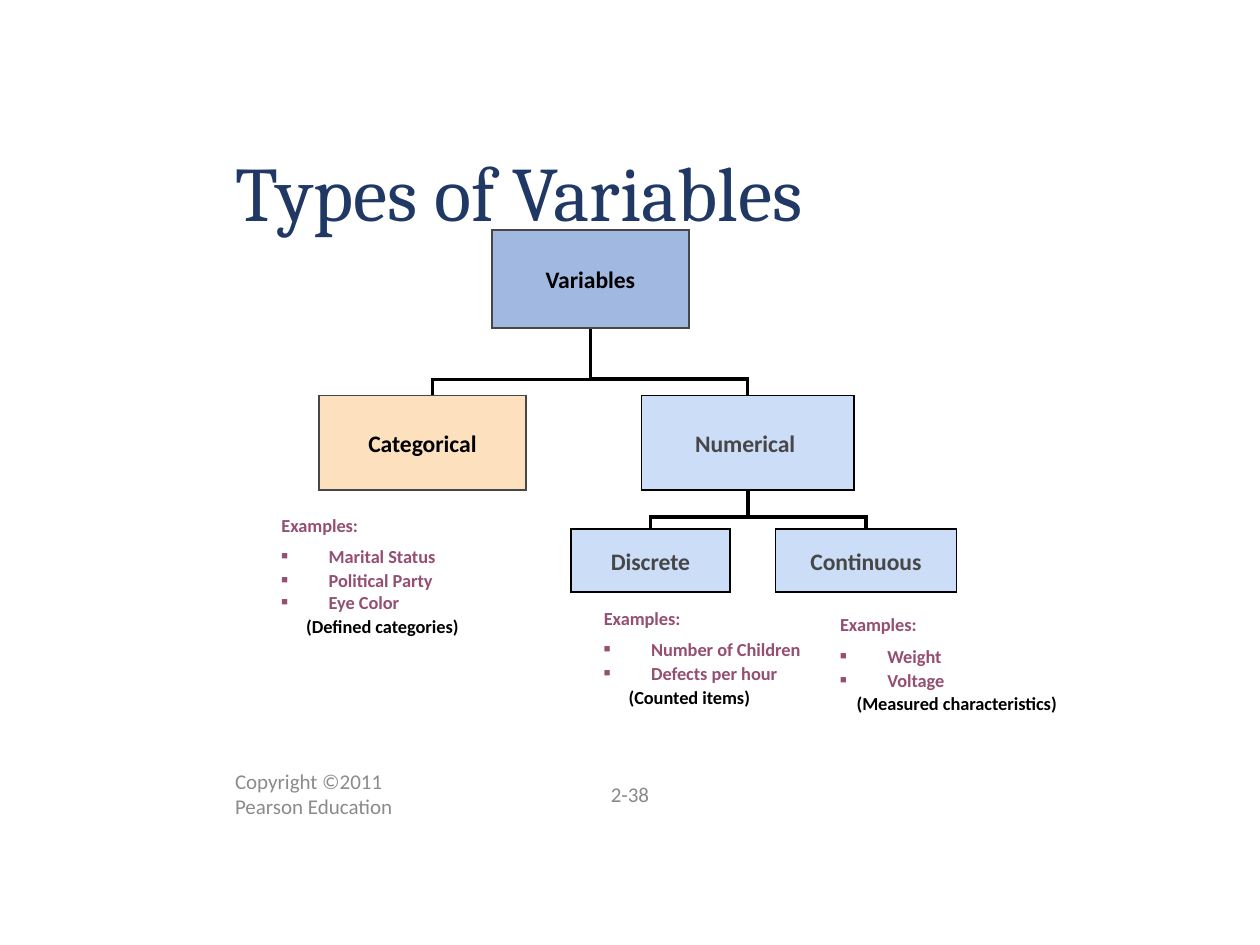
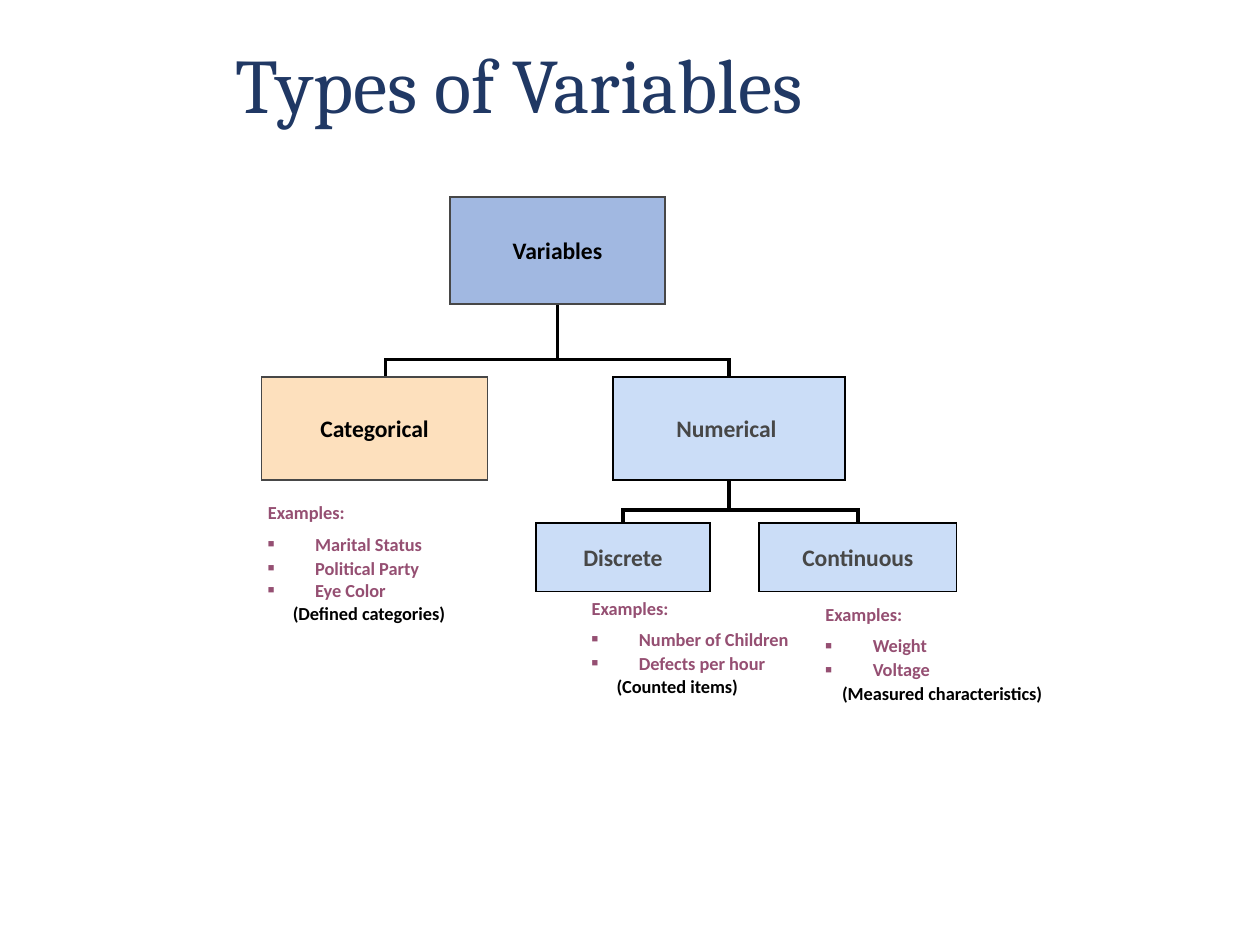
Before and after one commit to arjundontflex/notes.github.io, a slide deck: slide 38 of FDA/Module-1.ppt. Drawn at 1260x945 pixels with LibreOffice and Linux fonts; fonts in the diff are those of the drawing; background and template pictures are left out. Boxes give left, top, right and bottom in pixels: in the first picture for what was removed or moved away, otherwise in the second. Text is boxed around its words. In the diff, an @@ line names an element or a change of style, - is before the commit and + after.

```diff
--- a/FDA/Module-1.ppt
+++ b/FDA/Module-1.ppt
@@ title "Types of Variables": place and size @@
-title "Types of Variables" at <box>235,166,802,237</box>
+title "Types of Variables" at <box>235,58,802,130</box>
@@ rectangle "Variables": place and size @@
-rectangle "Variables" at <box>491,231,688,329</box>
+rectangle "Variables" at <box>450,197,664,304</box>
@@ elbow line moved from (748, 396) - (591, 329) to (730, 377) - (557, 304) @@
@@ rectangle "Categorical": place and size @@
-rectangle "Categorical" at <box>319,396,527,490</box>
+rectangle "Categorical" at <box>261,377,488,480</box>
@@ elbow line moved from (421, 399) - (595, 379) to (373, 382) - (562, 360) @@
@@ rectangle "Numerical": place and size @@
-rectangle "Numerical" at <box>641,396,854,490</box>
+rectangle "Numerical" at <box>614,377,845,480</box>
@@ text "Examples:": place and size @@
-text "Examples:" at <box>281,519,458,636</box>
+text "Examples:" at <box>268,506,445,623</box>
@@ elbow line moved from (650, 529) - (748, 490) to (622, 523) - (730, 480) @@
@@ elbow line moved from (866, 529) - (748, 490) to (858, 523) - (730, 480) @@
@@ rectangle "Discrete": place and size @@
-rectangle "Discrete" at <box>571,529,731,592</box>
+rectangle "Discrete" at <box>536,523,709,591</box>
@@ rectangle "Continuous": place and size @@
-rectangle "Continuous" at <box>775,529,956,592</box>
+rectangle "Continuous" at <box>760,523,958,591</box>
@@ text "Examples:": place and size @@
-text "Examples:" at <box>604,612,801,707</box>
+text "Examples:" at <box>592,602,789,696</box>
@@ text "Examples:": place and size @@
-text "Examples:" at <box>840,618,1057,713</box>
+text "Examples:" at <box>825,608,1042,703</box>
@@ text removed at <box>235,774,392,814</box> @@
-Copyright ©2011 Pearson Education
@@ page number removed at <box>611,788,649,802</box> @@
-2-38
```
Also in this commit, not shown: 3 other slides changed, 3 other files.
